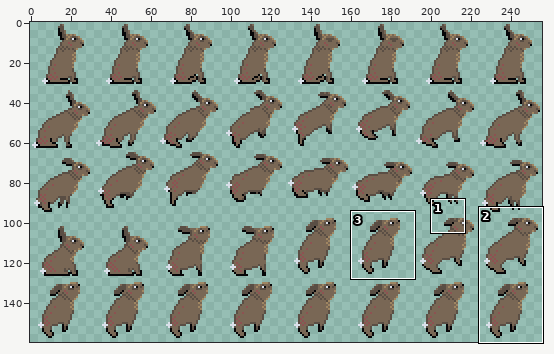
Sprite sheet: res/hare.png. The first picture is a wide view before the edit; the outline marks the close-up.
Close-up. Old version:
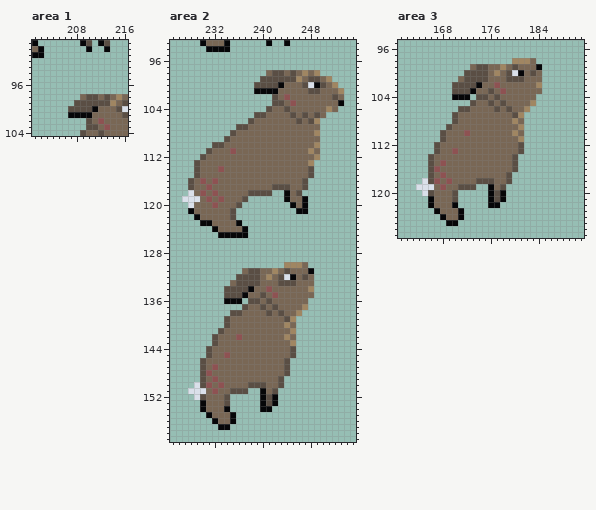
The file is 256x160 pixels. Shown: area 1: x 201..216, y 89..104; area 2: x 225..255, y 93..159; area 3: x 161..191, y 95..127. The commit also changed other parts of the picture, which this record leaves out.
The result:
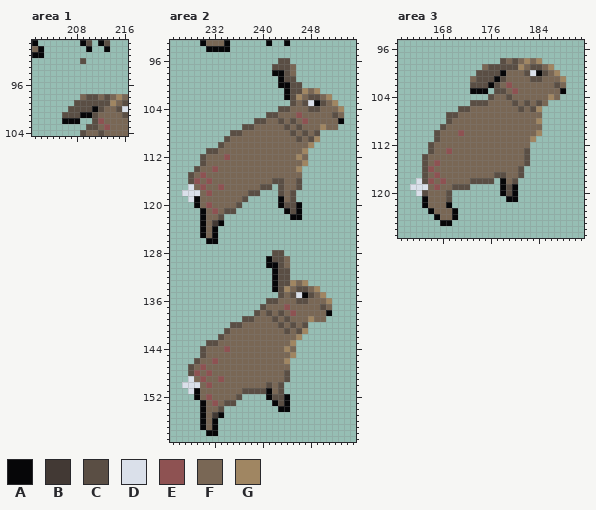
Palette (. is transparent): A #060608  B #423934  C #5a4e44  D #dae0ea  E #8e5252  F #796755  G #a08662
What changed:
--- area 1
@@ x 207..211 @@
  91 .....
- 92 .....
+ 92 ..C..
  93 .....
@@ x 204..214 @@
  99 ....CCCCCCG
-100 ...CCCCAFFF
-101 ...AAAAFFFF
-102 ......CFEFF
+100 ...CCCCACFF
+101 ..CCCAACFFF
+102 ..AAA..CEFF
 103 ......CCFEF
--- area 2
@@ x 225..255 @@
  95 ...............................
- 96 ...............................
- 97 ...............................
- 98 ................FCCFCFGFG......
- 99 ...............CCCCCCGFCCFG....
-100 ..............CCCCAFFFCDACFG...
-101 ..............AAAAFFFFFCCFFFG..
-102 .................CFEFFFFFFFCF..
-103 .................CCFEFFFFFFFA..
-104 ................CFFCFFFFFFGF...
-105 ..............CCFFFFCFCFCF.....
-106 .............CFFFFFFFCFCG......
-107 ...........CCFFFFFFFFFFFF......
-108 ..........CFFFFFFFFFFFFFG......
-109 .........CFFFFFFFFFFFFFFF......
-110 .......CCFFFFFFFFFFFFFFFG......
-111 ......CFFFEFFFFFFFFFFFFGF......
-112 .....CFFFFFFFFFFFFFFFFFFG......
-113 ....CFFFFFFFFFFFFFFFFFFG.......
-114 ....CFFFEFFFFFFFFFFFFFFC.......
-115 ....CFFFFFFFFFFFFFFFFFFC.......
-116 ...CFEFEFFFFFFFFFFFFFFC........
-117 ...CFFEFFFFFFFFFFCCCFFC........
-118 ...DFEFEFFFFFCCCC..AFC.........
-119 ..DDDFEFEFFFC......AFFA........
-120 ...DFFFEFFFC........AFA........
-121 ...AFFFFFFC..........AA........
-122 ....AFFFFFC....................
-123 .....AAFFFFA...................
-124 .......AFFFFA..................
-125 ........AAAAA..................
-126 ...............................
+ 96 ..................CC...........
+ 97 .................CCCF..........
+ 98 .................AACF..........
+ 99 ..................ACC..........
+100 ..................AACC.........
+101 ...................ACCGFG......
+102 ...................ACGFCCFG....
+103 ....................CFCDACFG...
+104 ..................CCFFFCCFFFG..
+105 ................CCFFFEFFFFFCF..
+106 ..............CCFFCFCFEFFFFFA..
+107 ............CCFFFFFCFCFFFGFF...
+108 ..........CCFFFFFFFFCFCFC......
+109 .........CFFFFFFFFFFFCFCG......
+110 ........CFFFFFFFFFFFFFFG.......
+111 ......CCFFFFFFFFFFFFFFG........
+112 .....CFFFEFFFFFFFFFFFGF........
+113 .....CFFFFFFFFFFFFFFFFG........
+114 ....CFFEFFFFFFFFFFFFFG.........
+115 ...CFEFFFFFFFFFFFFFFFF.........
+116 ...CEFEFFFFFFFFFFCCFFC.........
+117 ...DFEFFEFFFFFFCC.CFFC.........
+118 ..DDDFEFFFFFFCC...CFC..........
+119 ...DAFFFFFFFC.....AFC..........
+120 ....AFEFFFFC......ACCA.........
+121 .....AFEFCC........ACA.........
+122 .....AFFC...........AA.........
+123 .....AFBA......................
+124 .....AFA.......................
+125 .....AFA.......................
+126 ......AA.......................
 127 ...............................
-128 ...............................
-129 ...............................
-130 ...................GGGF........
-131 ............FCCFFGFCFFFA.......
-132 ...........CCCCFGFCDAFCF.......
-133 ..........FCCCCFFFCCCFFF.......
-134 .........CCCCAFFEFFFFFFG.......
-135 .........CCCAFFCFEFFFFFF.......
-136 .........AAA.CCFCFFFFFF........
-137 ............CFFCFCFFFFG........
-138 ..........CCFFFFCFCFFG.........
-139 .........CFFFFFFFFFCG..........
-140 .........CFFFFFFFFFGF..........
-141 ........CFFFFFFFFFFFG..........
-142 .......CFFFEFFFFFFFGF..........
-143 .......CFFFFFFFFFFFFG..........
-144 ......CFFFFFFFFFFFFFC..........
-145 ......CFFEFFFFFFFFFFC..........
-146 .....CFFFFFFFFFFFFFC...........
-147 .....CFEFFFFFFFFFFFC...........
-148 .....CEFFFFFFFFFFFFC...........
-149 .....CFEFFFFFFFFFFC............
-150 ....DCEFEFFFFCCCFFC............
-151 ...DDDFEFFCCC..AFC.............
-152 ....DCFFFC.....ACA.............
-153 .....AFFFC.....ACA.............
-154 .....AFFFA.....AA..............
-155 ......AFFFA....................
-156 .......AFFA....................
-157 ........AA.....................
-158 ...............................
+128 .................CC............
+129 ................ACCF...........
+130 ................AACF...........
+131 .................ACC...........
+132 .................ACC...........
+133 .................ACCGFG........
+134 .................ACGFCCFG......
+135 ..................CFCDACFG.....
+136 ................CCFFFCCFFFG....
+137 ...............CFFFEFFFFFCF....
+138 ..............CFCFCFEFFFFFA....
+139 ............CCFFFCFCFFFGFF.....
+140 ..........CCFFFFFFCFCFC........
+141 .........CFFFFFFFFFCFCG........
+142 ........CFFFFFFFFFFFFG.........
+143 ......CCFFFFFFFFFFFFG..........
+144 .....CFFFEFFFFFFFFFGF..........
+145 .....CFFFFFFFFFFFFFFG..........
+146 ....CFFEFFFFFFFFFFFG...........
+147 ...CFEFFFFFFFFFFFFFF...........
+148 ...CEFEFFFFFFFFFFFFC...........
+149 ...DFEFFEFFFFFFFFFFC...........
+150 ..DDDFEFFFFFFFFFCFC............
+151 ...DAFFFFFFFCCCCAFC............
+152 ....AFEFFFFC....ACCA...........
+153 .....AFEFCC......ACA...........
+154 .....AFFC.........AA...........
+155 .....AFBA......................
+156 .....AFA.......................
+157 .....AFA.......................
+158 ......AA.......................
 159 ...............................
--- area 3
@@ x 161..191 @@
  97 ...............................
- 98 ...................GGGF........
- 99 ............FCCFFGFCFFFA.......
-100 ...........CCCCFGFCDAFCF.......
-101 ..........FCCCCFFFCCCFFF.......
-102 .........CCCCAFFEFFFFFFG.......
-103 .........CCCAFFCFEFFFFFF.......
-104 .........AAA.CCFCFFFFFF........
-105 ............CFFCFCFFFFG........
-106 ..........CCFFFFCFCFFG.........
-107 .........CFFFFFFFFFCG..........
-108 .........CFFFFFFFFFGF..........
-109 ........CFFFFFFFFFFFG..........
-110 .......CFFFEFFFFFFFGF..........
-111 .......CFFFFFFFFFFFFG..........
-112 ......CFFFFFFFFFFFFFC..........
-113 ......CFFEFFFFFFFFFFC..........
-114 .....CFFFFFFFFFFFFFC...........
-115 .....CFEFFFFFFFFFFFC...........
-116 .....CEFFFFFFFFFFFFC...........
-117 .....CFEFFFFFFFFFFC............
-118 ....DCEFEFFFFCCCFFC............
-119 ...DDDFEFFCCC..AFC.............
-120 ....DCFFFC.....ACA.............
-121 .....AFFFC.....ACA.............
-122 .....AFFFA.....AA..............
-123 ......AFFFA....................
-124 .......AFFA....................
-125 ........AA.....................
+ 98 .................CFCFGFG.......
+ 99 ..............FCCCCCGFCCFG.....
+100 .............CCCCAFFFCDACFG....
+101 ............FCCCACFFFFCCFFFG...
+102 ............CCCACFEFFFFFFFCF...
+103 ............AAA.CCFEFFFFFFFA...
+104 ...............CFFCFFFFFFGF....
+105 ............CCCFFFFCFCFCF......
+106 ..........CCFFFFFFFFCFCG.......
+107 ........CCFFFFFFFFFFFFFF.......
+108 ........CFFFFFFFFFFFFFFG.......
+109 .......CFFFFFFFFFFFFFFFF.......
+110 ......CFFFEFFFFFFFFFFFFG.......
+111 ......CFFFFFFFFFFFFFFFG........
+112 .....CFFFFFFFFFFFFFFFF.........
+113 .....CFFEFFFFFFFFFFFFC.........
+114 ....CFFFFFFFFFFFFFFFFC.........
+115 ....CFEFFFFFFFFFFFFFFC.........
+116 ....CEFFFFFFFFFFFFFFC..........
+117 ....CFEFFFFFFFFFCCFFC..........
+118 ...DCEFEFFFFCCCC.AFC...........
+119 ..DDDFEFFCCC.....ACA...........
+120 ...DCFFFC........ACA...........
+121 ....AFFFC.........AA...........
+122 ....AFFFA......................
+123 .....AFFFA.....................
+124 ......AFFA.....................
+125 .......AA......................
 126 ...............................
